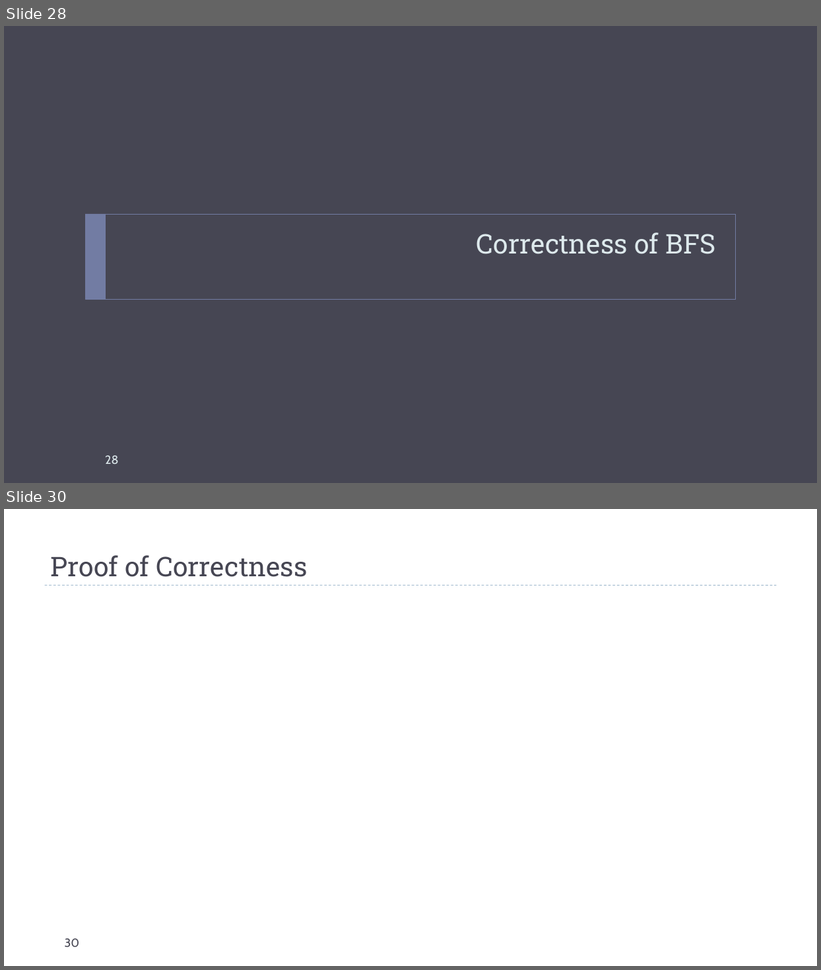
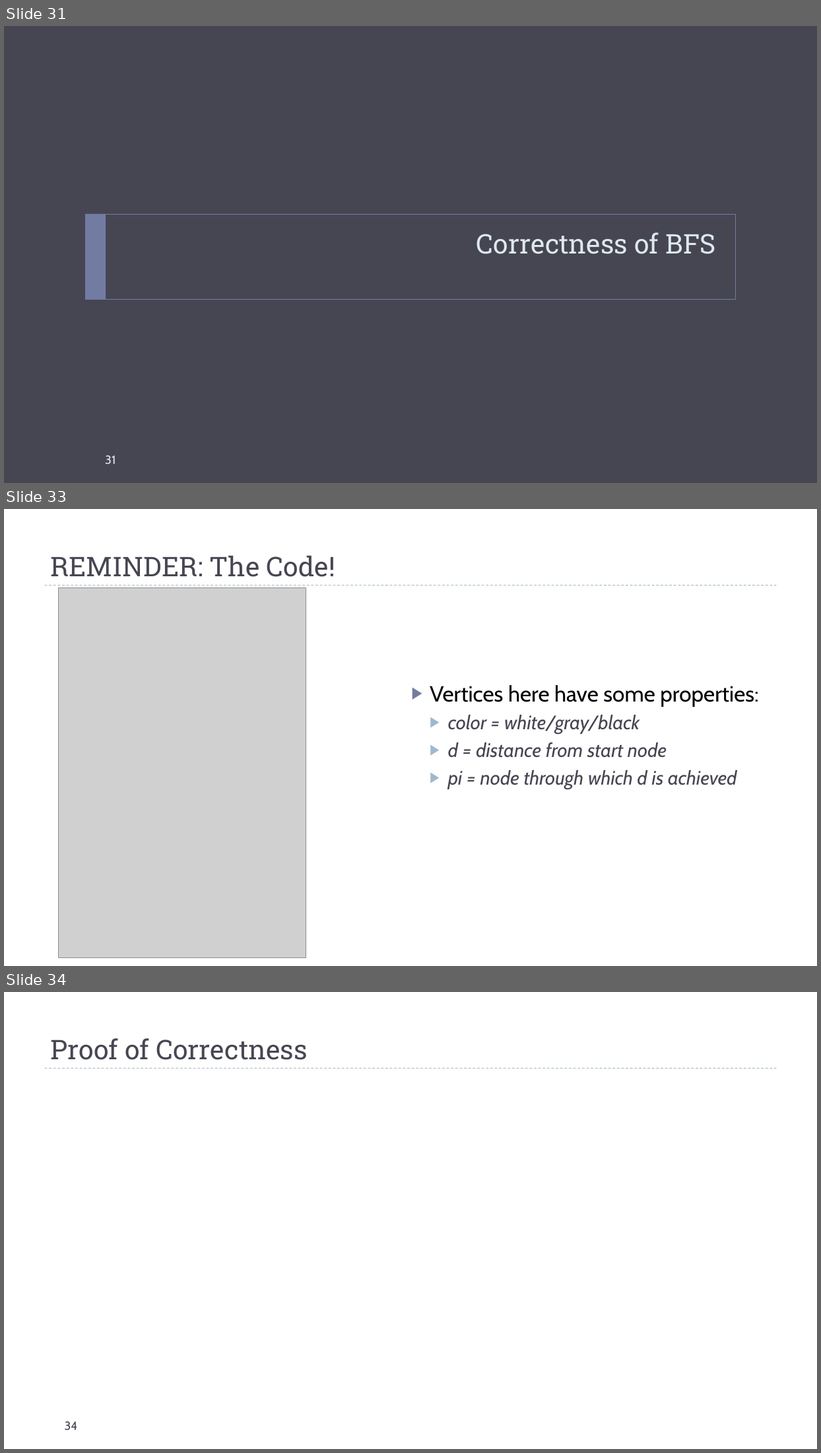
Before and after one commit to markfloryan/dsa2, a slide deck: slides/01-01-GraphsIntroBFS.pptx. Shown one above the other, each under a label of ours: slides 28 and 30 before the commit, slides 31, 33 and 34 after it; the slides between them are not shown. The pictures are 821x970 and 821x1453 pixels, drawn with LibreOffice and Linux fonts; fonts in the diff are those of the drawing; grey boxes stand for pictures. Boxes give left, top, right and bottom in pixels: in the first picture for what was removed or moved away, otherwise in the second. Text is boxed around its words. In the diff, an @@ line names an element or a change of style, - is before the commit and + after.

```diff
--- a/slides/01-01-GraphsIntroBFS.pptx
+++ b/slides/01-01-GraphsIntroBFS.pptx
@@ slide 33 added at (x1=4, y1=509, x2=817, y2=966), background #FFFFFF; not listed: 1 template element that a slide beside it also shows @@
@@ title added at (x1=51, y1=555, x2=335, y2=577), 32 pt, text #464653 @@
+REMINDER: The Code!
@@ picture added at (x1=58, y1=588, x2=306, y2=958) @@
@@ text added at (x1=430, y1=685, x2=759, y2=789), 23 pt, text #464653, italic @@
+▶ Vertices here have some properties:
+  ▶ color = white/gray/black
+  ▶ d = distance from start node
+  ▶ pi = node through which d is achieved
@@ what was slide 28 is now slide 31 @@
@@ page number at (x1=105, y1=456, x2=116, y2=464): text changed @@
-28
+31
@@ what was slide 30 is now slide 34 @@
@@ page number at (x1=65, y1=1422, x2=78, y2=1430): text changed @@
-30
+34
```
Also in this commit, not shown: 4 slides changed, 3 other slides added, 1 other file.
